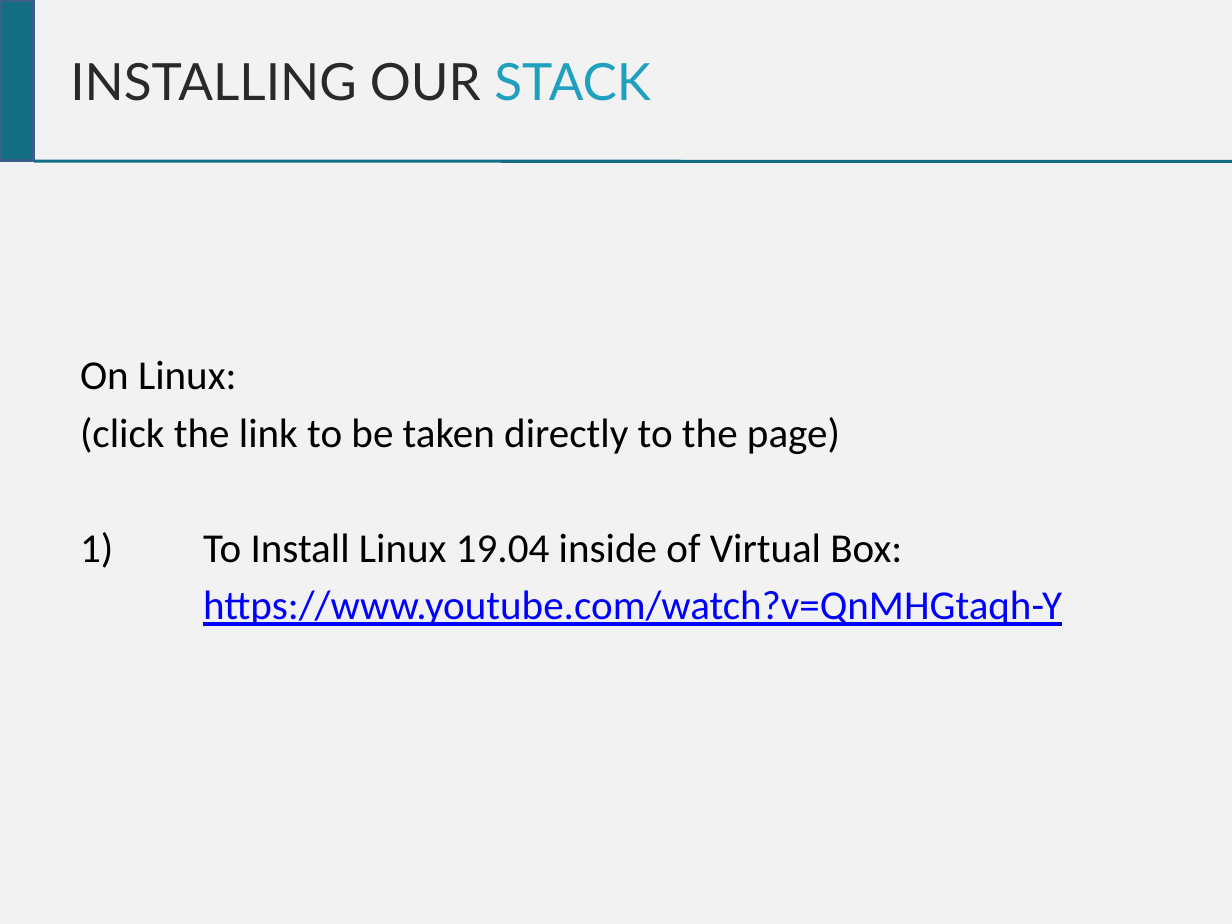
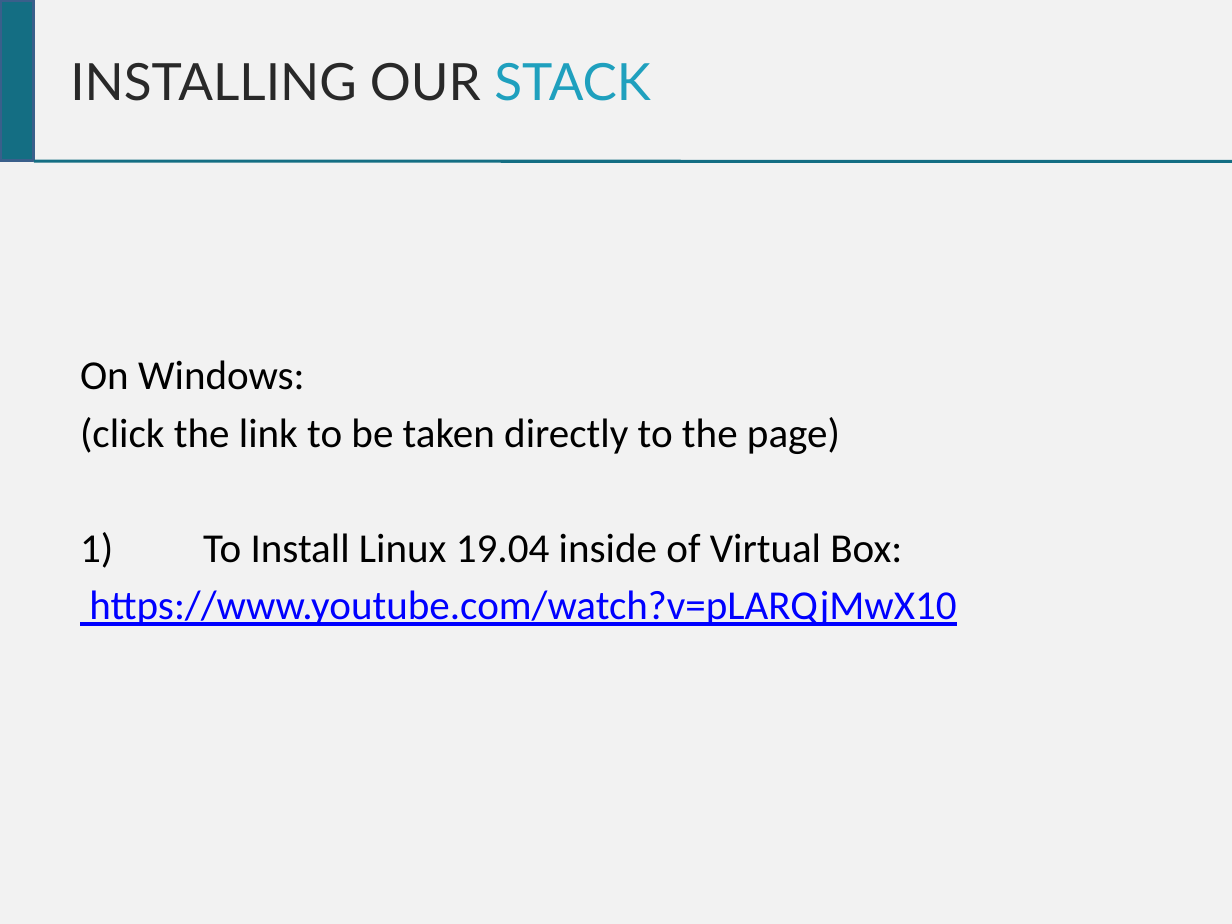
Before and after one commit to chrisgauthier742018/devopscourse, a slide deck: slide 6 of Dev Ops Course - Desktop Setup.pptx (slide 4 before the commit). Drawn at 1232x924 pixels with LibreOffice and Linux fonts; fonts in the diff are those of the drawing. Boxes give left, top, right and bottom in pixels: in the first picture for what was removed or moved away, otherwise in the second. Text is boxed around its words. In the diff, an @@ line names an element or a change of style, - is before the commit and + after.

```diff
--- a/Dev Ops Course - Desktop Setup.pptx
+++ b/Dev Ops Course - Desktop Setup.pptx
@@ text at box(80, 360, 305, 390): text changed @@
-On Linux:
+On Windows:
@@ text at box(89, 590, 956, 626): text changed @@
-https://www.youtube.com/watch?v=QnMHGtaqh-Y
+https://www.youtube.com/watch?v=pLARQjMwX10
```
Also in this commit, not shown: 2 other slides changed, 6 slides added, 1 other file.
